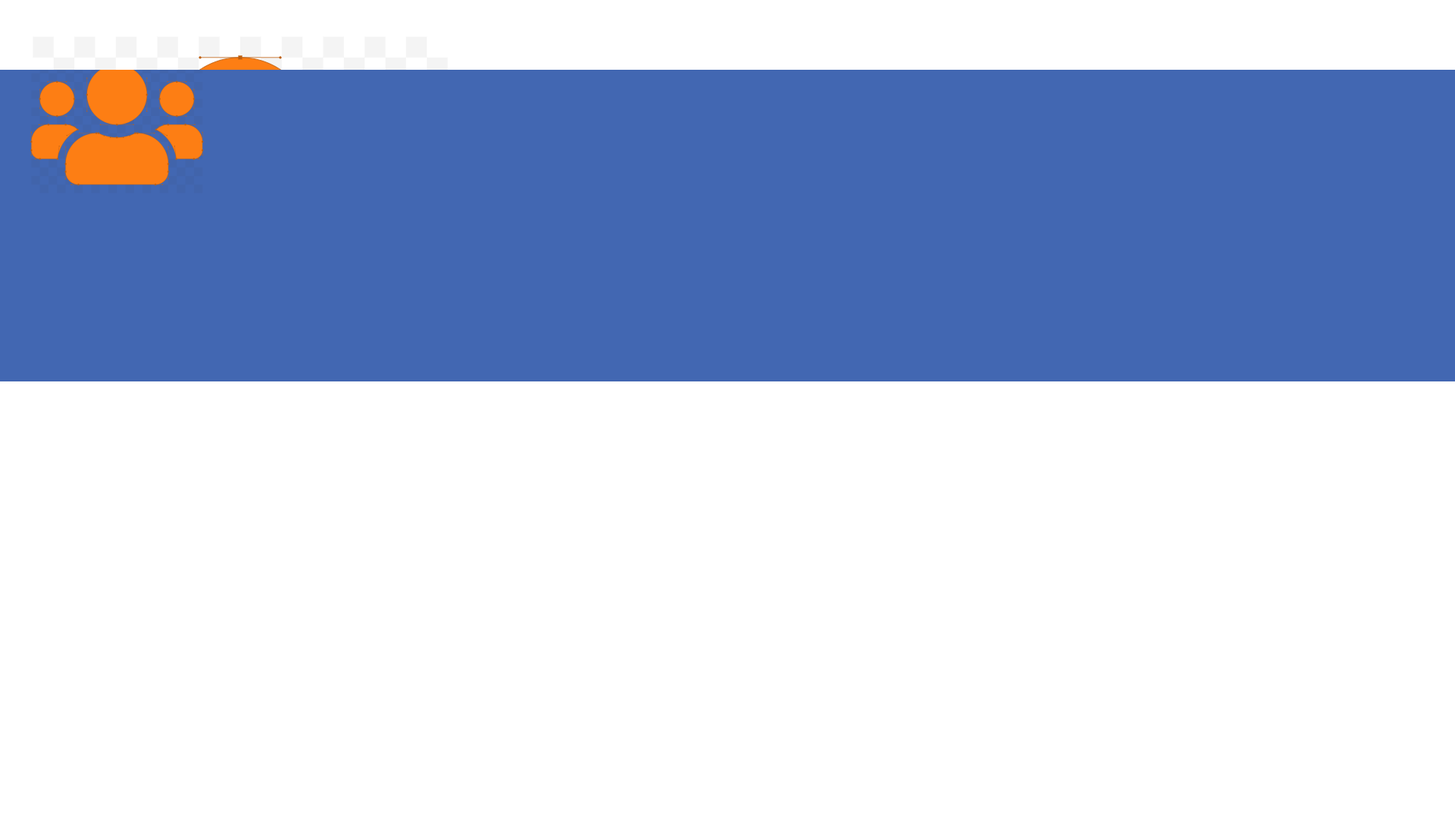
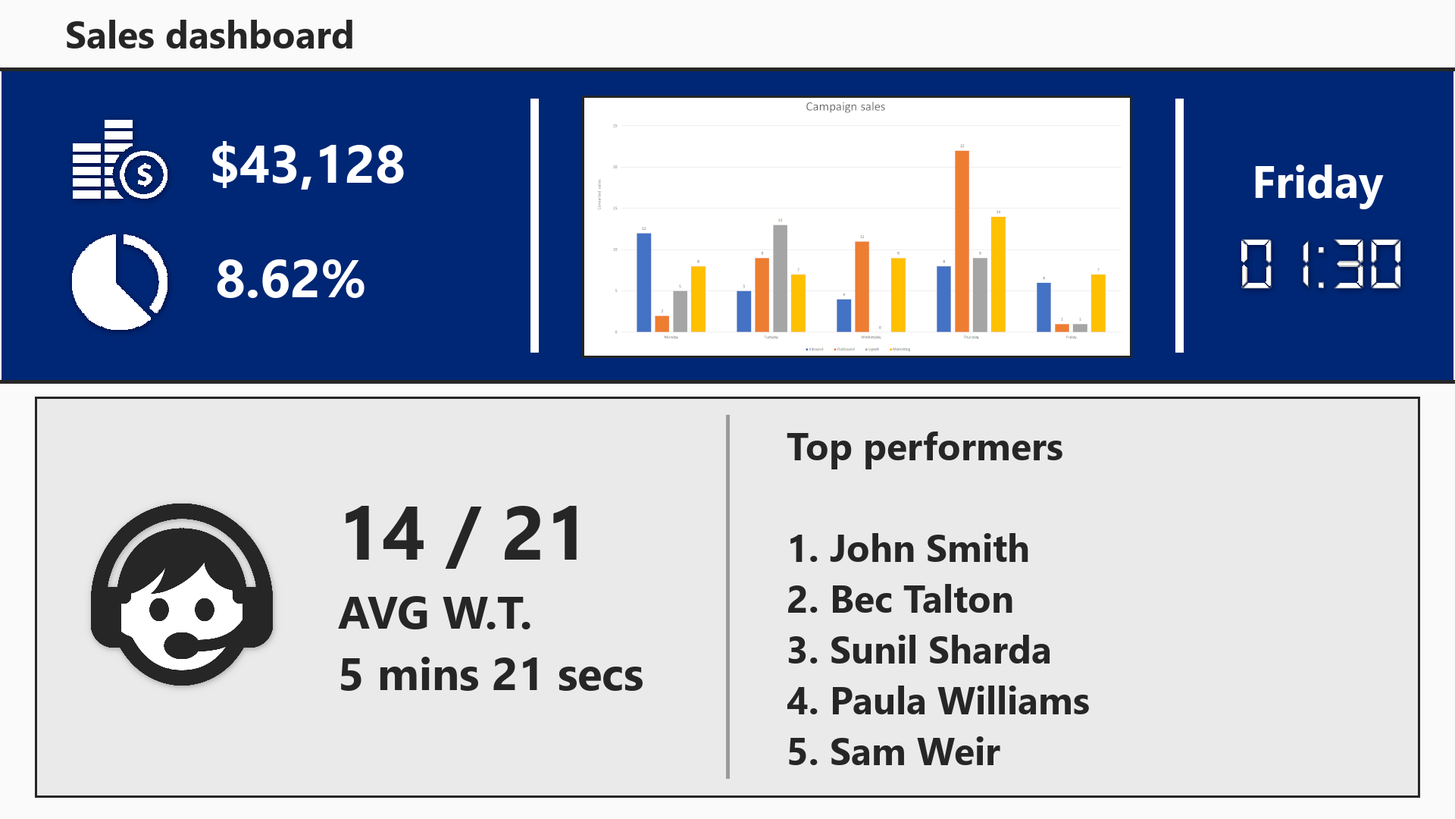
Revision of a layered (1455, 819) image; what changed, layer by layer:
removed layer "Transformation" over 30, 69, 204, 194
added layer "8.62%" above "$43,128 ..." over 216, 259, 365, 298
added layer "$43,128 ..." above "cash-icon.png" over 212, 140, 405, 190
added layer "cash-icon.png" above "Drop Shadow #1" over 72, 119, 168, 199
added layer "Drop Shadow #1" (70%) above "money-icon.png" over 64, 112, 178, 210
added layer "pie-graph.png" above "Drop Shadow #2" over 72, 234, 168, 330
added layer "Drop Shadow #2" (70%) above "Sales dashboard" over 63, 226, 178, 341
renamed "people-icon.png" to "Sales dashboard", painted on it over 32, 19, 448, 70
added layer "Friday" above "digital-time.png" over 1255, 164, 1385, 210
added layer "digital-time.png" above "Drop Shadow #3" over 1240, 238, 1401, 289
added layer "Drop Shadow #3" (70%) above "Layer #6" over 1232, 231, 1411, 300
added layer "Layer #6" above "sales-chart.png" over 582, 95, 1133, 358
added layer "sales-chart.png" above "Layer #2" over 583, 97, 1184, 357
added layer "Layer #2" above "Layer #1" over 530, 98, 539, 353
added layer "Layer #4" above "Layer" over 0, 67, 1455, 384
painted on "Layer" over 0, 68, 1455, 383
added layer "14 / 21 ..." above "call-center.png" over 338, 505, 643, 691
added layer "call-center.png" above "Drop Shadow" over 90, 503, 273, 686
added layer "Drop Shadow" (70%) above "Top performers ..." over 82, 495, 283, 696
added layer "Top performers ..." above "Layer #5" over 786, 431, 1090, 765
added layer "Layer #5" above "Layer #3" over 34, 396, 1421, 798
added layer "Layer #3" (45%) above "Background" over 37, 398, 1419, 796
painted on "Background" over 0, 0, 1455, 819
